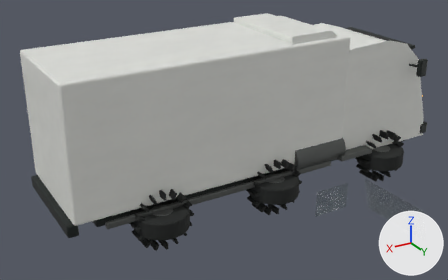
Renders of the Blender file assets/blender/truck.blend from each side of a commit.
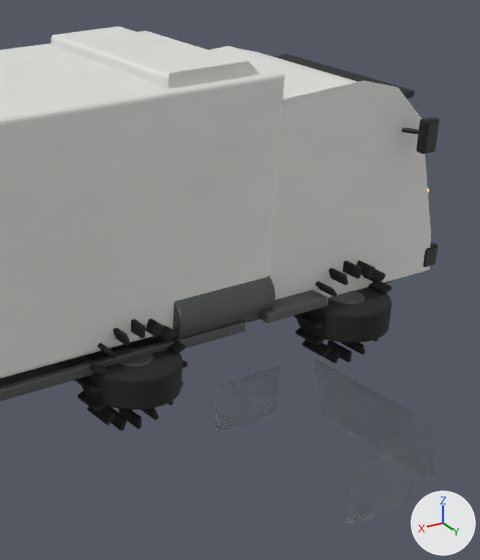
Each version is shown whole from a camera (50 mm lens) standing at (6.29, 9.32, 5.74) and looking at (0.64, -0.09, 1.03), then close up on the part from 46% to 100% of the width and 0% to 100% of the height. Arrows for +X, +Y and +Z are at lower right; the lights stay in place. The last two pictures show the newer version.

Objects in the first close-up: 'truck_Body', 'truck_Glass'.
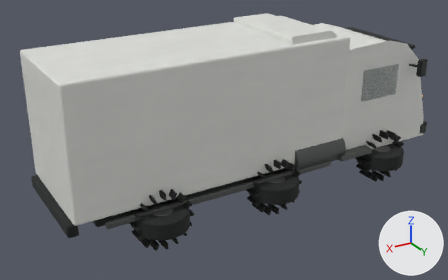
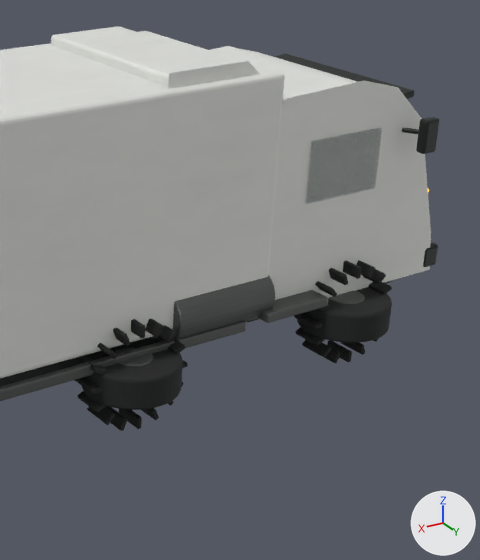
What differs and where, as boxes (x1, y1, x2, y2) in the close-ups (480 x 560 px):
'truck_Glass', moved: before (214, 359, 437, 525); after (306, 127, 382, 204)

The change, as a diff of the scene's bpy script:
```diff
--- a/assets/blender/truck.blend.py
+++ b/assets/blender/truck.blend.py
@@ me_cube_001 @@
 # used by ob_truck_glass; location = (-2.18, 2.03, -1.04)
-me_cube_001.from_pydata(...)  # 168 vertices, 162 faces; spans x -1.03..0.45, y -2.1..0.01, z -0.41..0.39
+me_cube_001.from_pydata(...)  # 168 vertices, 162 faces; spans x -3.21..-1.73, y -1.06..1.06, z 1.62..2.42
+# me_cube_001 part 1: the whole mesh is moved by (-2.18, 1.04, 2.03)
 me_cube_001.materials.append(mat_glass)
@@ ob_truck_glass @@
 ob_truck_glass = bpy.data.objects.new('truck_Glass', me_cube_001)
-ob_truck_glass.location = (-2.18, 2.03, -1.04)
+ob_truck_glass.location = (0.0, 0.0, 0.0)
```
